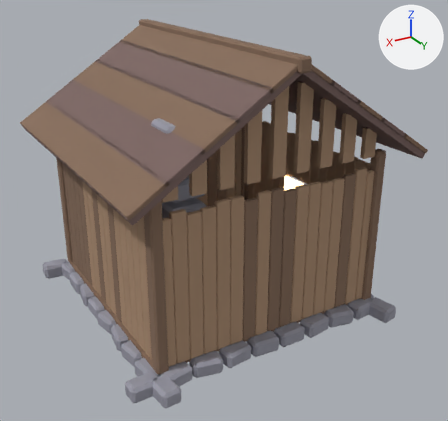
What one commit did to the glTF model assets/models/shack.glb.
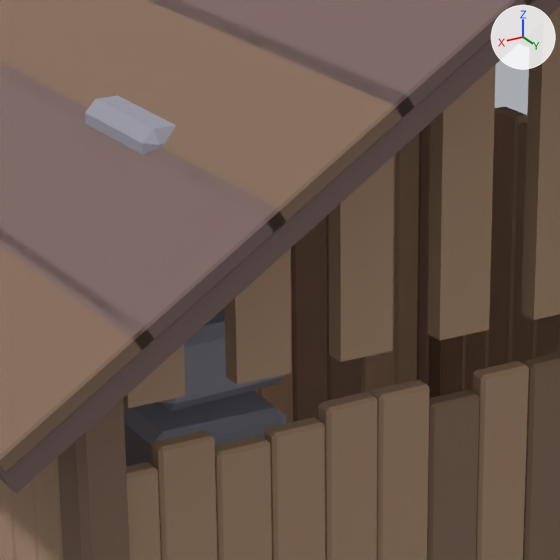
There are two pictures of each version: one whole from a 50 mm lens placed at (5.33, 9.39, 6.31), pointed at (-0.07, 0.38, 1.81), one close up on the part from 29% to 62% of the width and 22% to 58% of the height. The lights are fixed; the arrows at upper right show +X, +Y and +Z. The older version's two pictures come first. Vertices at exactly the same position are counted once.

In view in the first close-up: 'Shack'.
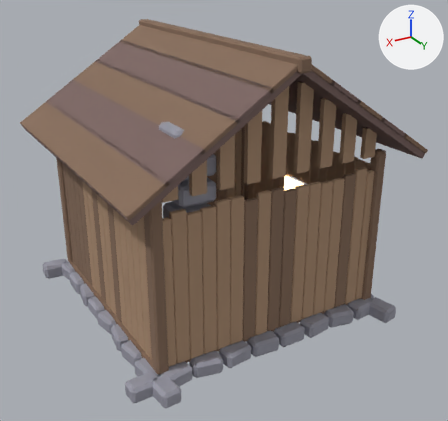
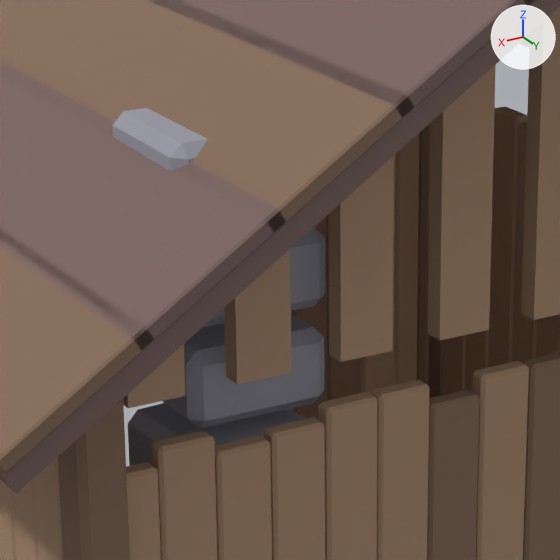
Scene script edits in JSON lines:
```json
{"block": "me_shack", "where": "# used by ob_shack; location = (0.0, 0.0, 0.0)"}
{"op": "remove", "block": "me_shack", "code": "me_shack.from_pydata(...)  # 3464 vertices, 6244 faces; spans x -2.7..2.71, y -2.67..2.72, z -0.04..4.91"}
{"op": "add", "block": "me_shack", "code": "me_shack.from_pydata(...)  # 3392 vertices, 6112 faces; spans x -2.7..2.71, y -2.67..2.72, z -0.04..4.91"}
{"block": "me_shack", "change": "me_shack part 1: the loose piece of 24 vertices spanning x 1.0..1.65, y 1.07..1.73, z 2.76..3.09 is deleted"}
{"block": "me_shack", "change": "me_shack part 2: the loose piece of 24 vertices spanning x 1.02..1.64, y 1.09..1.71, z 3.6..3.92 is deleted"}
{"block": "me_shack", "change": "me_shack part 3"}
{"block": "me_shack", "change": "104 vertices in x 0.96..1.64, y 1.07..1.73, z 0.23..2.66 move by (0.0, 0.25, 1.27)"}
{"block": "me_shack", "change": "40 vertices in x 0.98..1.64, y 1.07..1.73, z 0.94..2.62 move by (0.0, 0.25, 1.26)"}
{"block": "me_shack", "change": "other edits to the shape of me_shack do not show in these pictures"}
```

Location of each change, (x1, y1, x2, y2) in pixels of the close-ups (560 x 560 px; the box of a moved part takes in the faces that stretch with it):
```json
{"part": 1, "of": "me_shack", "change": "deleted", "before": [155, 308, 285, 411]}
{"part": 2, "of": "me_shack", "change": "deleted", "before": [85, 96, 176, 155]}
{"part": 3, "of": "me_shack", "change": "moved or reshaped", "before": [123, 390, 287, 467], "after": [112, 108, 325, 466]}
```
